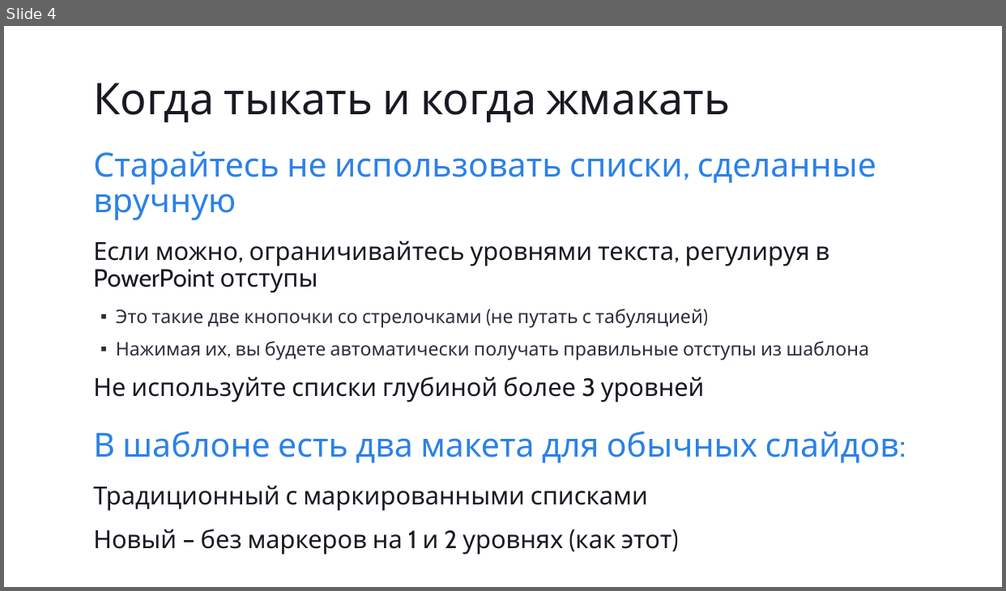
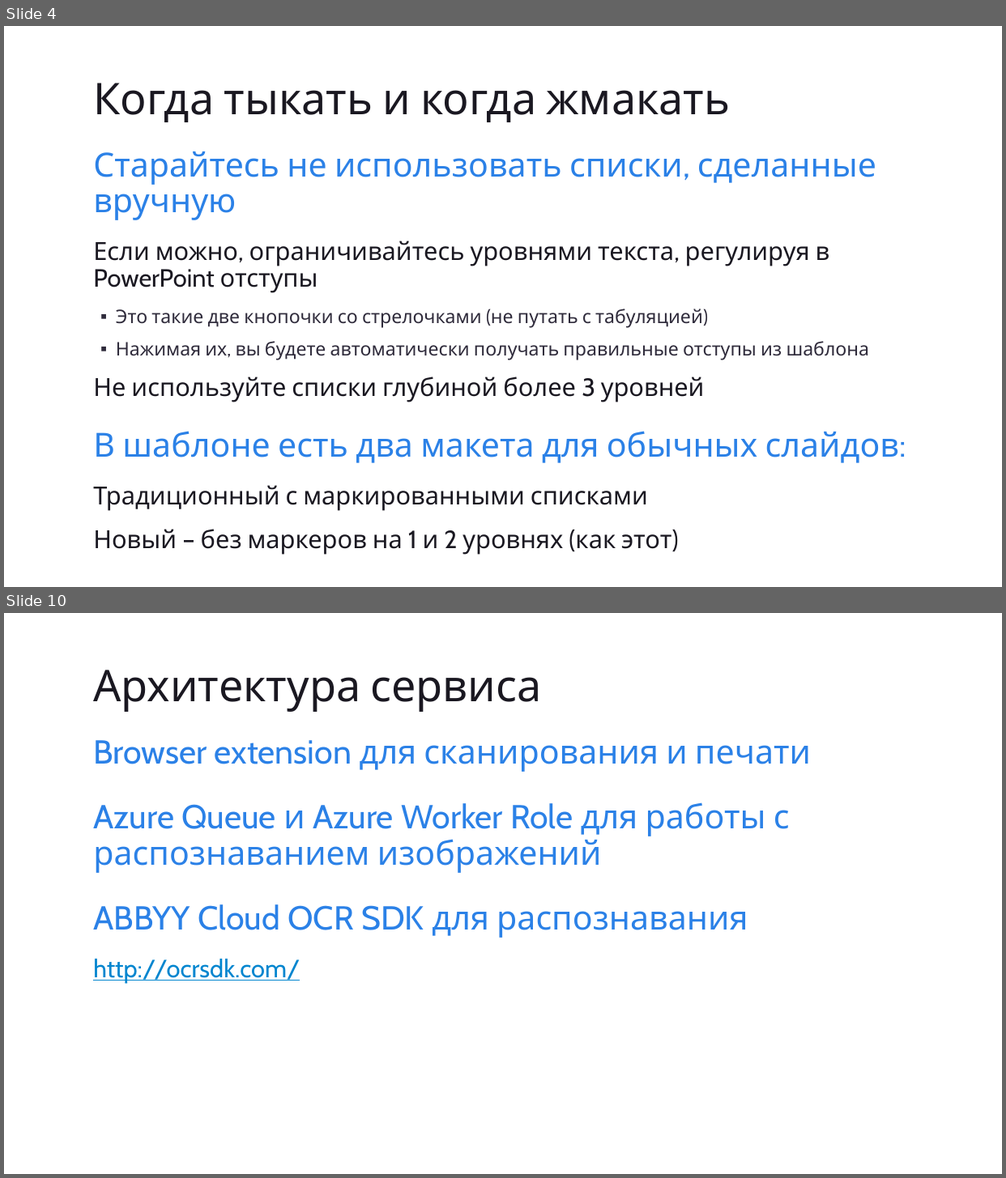
Before and after one commit to eugeneagafonov/devcon2014-ege-azure, a slide deck: Slides/devcon2014_ege.pptx. Shown one above the other, each under a label of ours: slide 4 before the commit, slides 4 and 10 after it; the slides between them are not shown. The pictures are 1006x591 and 1006x1178 pixels, drawn with LibreOffice and Linux fonts; fonts in the diff are those of the drawing. Boxes give left, top, right and bottom in pixels: in the first picture for what was removed or moved away, otherwise in the second. Text is boxed around its words. In the diff, an @@ line names an element or a change of style, - is before the commit and + after.

```diff
--- a/Slides/devcon2014_ege.pptx
+++ b/Slides/devcon2014_ege.pptx
@@ slide 10 added at [4,613,1002,1174], background #FFFFFF @@
@@ title added at [93,670,541,712], 42 pt, text #1A1821 @@
+Архитектура сервиса
@@ text added at [93,740,811,982], 32 pt, text #2B81E7 @@
+Browser extension для сканирования и печати
+Azure Queue и Azure Worker Role для работы с распознаванием изображений
+ABBYY Cloud OCR SDK для распознавания
+  http://ocrsdk.com/
```
Also in this commit, not shown: 2 slides changed, 18 other slides added, 10 slides removed.
